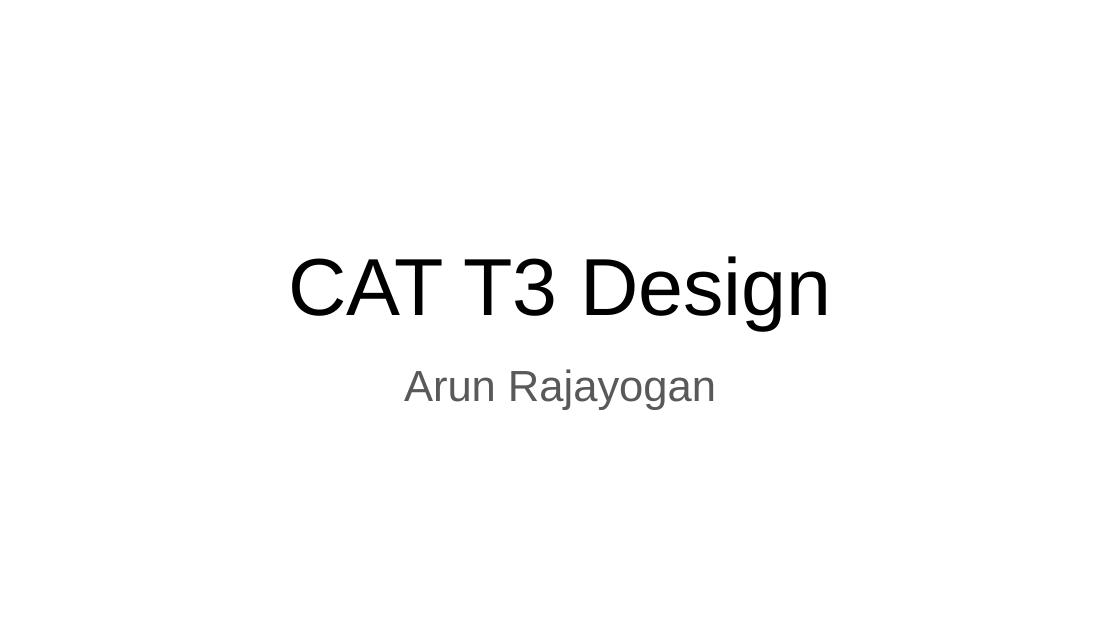
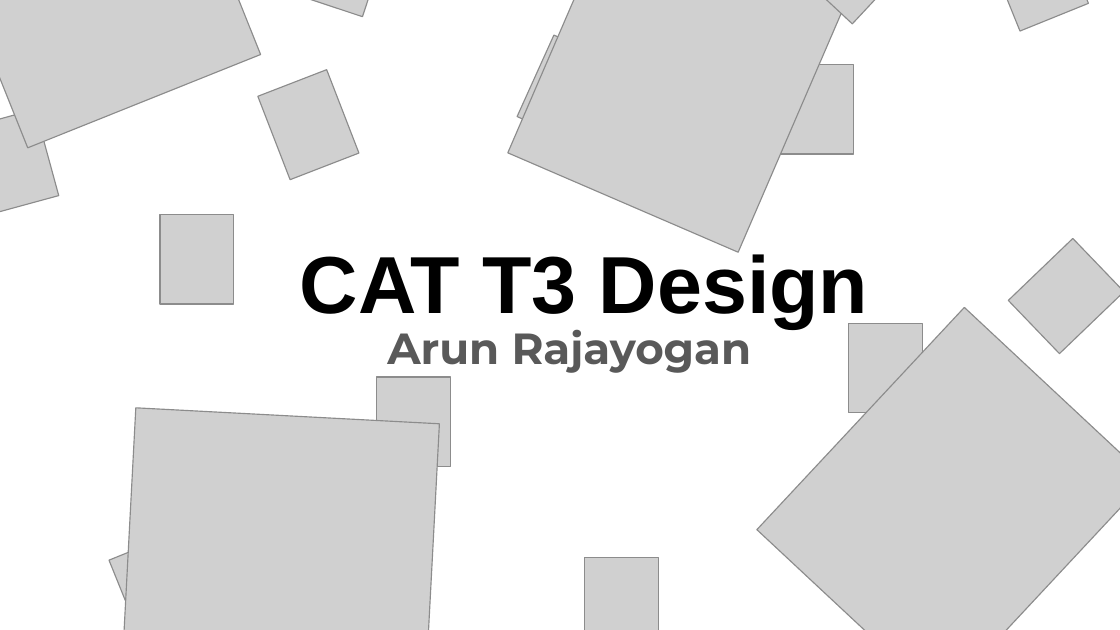
Before and after one commit to AnrozPerson/Classifying-Shapes-from-Coordinates, a slide deck: slide 1 of CAT T3 Design.pptx. Drawn at 1120x630 pixels with LibreOffice and Linux fonts; fonts in the diff are those of the drawing; grey boxes stand for pictures; background and template pictures are left out. Boxes give left, top, right and bottom in pixels: in the first picture for what was removed or moved away, otherwise in the second. Text is boxed around its words. In the diff, an @@ line names an element or a change of style, - is before the commit and + after.

```diff
--- a/CAT T3 Design.pptx
+++ b/CAT T3 Design.pptx
@@ group added at bbox=[0, 0, 1120, 630]: 13 pictures @@
@@ title "CAT T3 Design": place and size @@
-title "CAT T3 Design" at bbox=[288, 256, 832, 329]
+title "CAT T3 Design" at bbox=[300, 249, 868, 327]
@@ title "CAT T3 Design" at bbox=[300, 249, 868, 327]: bold on @@
@@ subtitle "Arun Rajayogan": place and size @@
-subtitle "Arun Rajayogan" at bbox=[404, 369, 716, 410]
+subtitle "Arun Rajayogan" at bbox=[387, 329, 752, 373]
@@ subtitle "Arun Rajayogan" at bbox=[387, 329, 752, 373]: font Arial to Montserrat, bold on @@
@@ group added at bbox=[0, 0, 1120, 630]: 5 pictures @@
```
Also in this commit, not shown: 5 other slides changed, 8 slides added, 4 slides removed, 1 other file.
